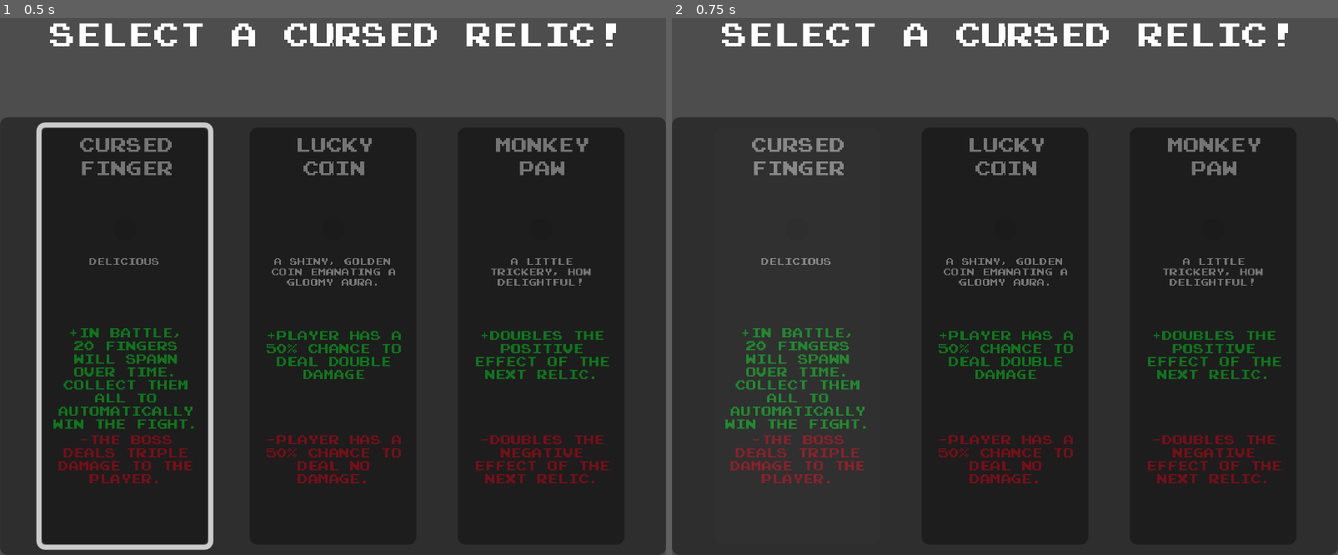
Above: before the commit, frames 1-2 (left to right).
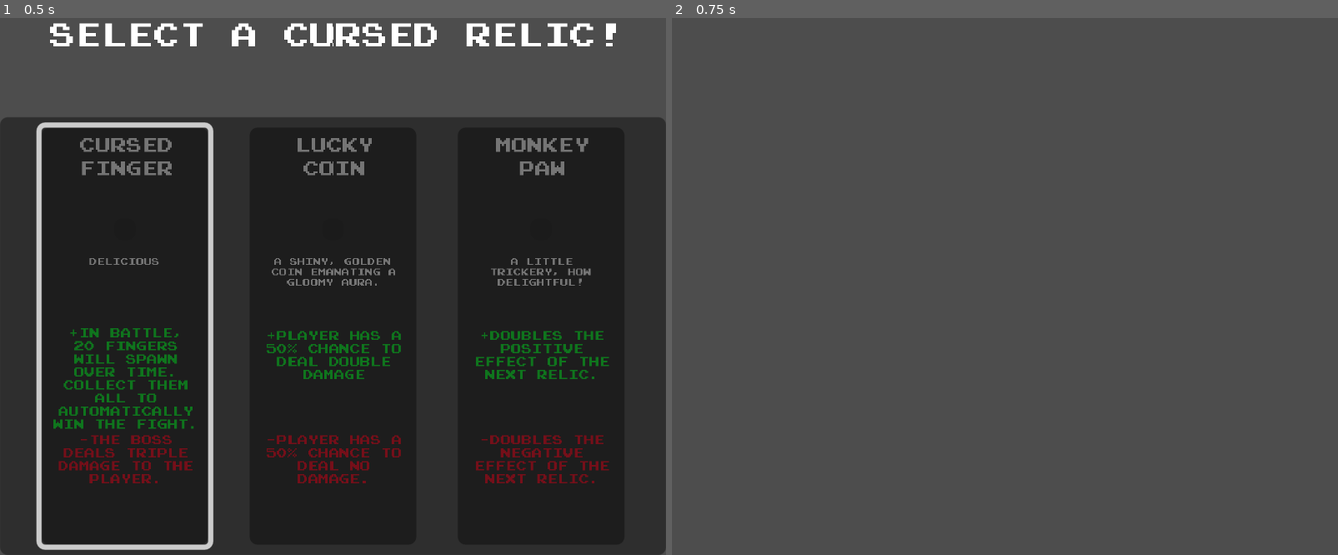
Above: after the commit, the same moments.

Repository: Octoan1/NES-Jam-2026
Game: Godot game, scene res://Scenes/relic_reward.tscn
Same seed, same stepped clock (60 frames per second), same inputs: the game is played once before the commit and once after it. This scene is started directly instead of the project's main scene.
Inputs (mouse positions are in pixels of both pictures, inside the frame that each line leads up to):
- Up to frame 1 (0.5 s): no input
- Up to frame 2 (0.75 s): click (798, 334) at 0.52 s

Frame 1 is identical in both runs. In frame 2, 83% of the frame differs, in the area x 0-100%, y 0-100%.

Commit message:
Relic Reward Bug Fix
- Fixed button linking/functionality

Diff:
--- a/Scenes/relic_display.gd
+++ b/Scenes/relic_display.gd
@@ -6,9 +6,18 @@
 @onready var relic_pro: Label = $RelicPro
 @onready var relic_con: Label = $RelicCon
 
+var this_relic: Relic
+signal relic_selected(relic: Relic)
+
 func display_relic(relic_data):
 	relic_name.text = relic_data.name
 	relic_description.text = relic_data.description
 	relic_icon.texture = relic_data.icon
 	relic_pro.text = "+" + relic_data.pro
 	relic_con.text = "-" + relic_data.con
+	this_relic = relic_data
+
+
+
+func _on_relic_1_confirmed_pressed() -> void:
+	emit_signal("relic_selected", this_relic)
--- a/Scenes/relic_display.tscn
+++ b/Scenes/relic_display.tscn
@@ -121,3 +121,5 @@
 layout_mode = 0
 offset_right = 64.0
 offset_bottom = 160.0
+
+[connection signal="pressed" from="Relic1Confirmed" to="." method="_on_relic_1_confirmed_pressed"]
--- a/Scenes/relic_reward.tscn
+++ b/Scenes/relic_reward.tscn
@@ -66,3 +66,7 @@
 theme_override_fonts/font = ExtResource("7_103om")
 theme_override_font_sizes/font_size = 10
 text = "Select a cursed relic!"
+
+[connection signal="relic_selected" from="Panel/Relic1" to="." method="_on_relic_1_relic_selected"]
+[connection signal="relic_selected" from="Panel/Relic2" to="." method="_on_relic_2_relic_selected"]
+[connection signal="relic_selected" from="Panel/Relic3" to="." method="_on_relic_3_relic_selected"]
--- a/Scripts/relic_reward.gd
+++ b/Scripts/relic_reward.gd
@@ -1,15 +1,15 @@
 extends Control
 
-@onready var relic_1_confirmed: Button = $Panel/Relic1/Relic1Confirmed
-@onready var relic_2_confirmed: Button = $Panel/Relic2/Relic2Confirmed
-@onready var relic_3_confirmed: Button = $Panel/Relic3/Relic3Confirmed
+@onready var relic_1: Panel = $Panel/Relic1
+@onready var relic_2: Panel = $Panel/Relic2
+@onready var relic_3: Panel = $Panel/Relic3
 
 var relic_choices: Array[Relic]
 
 func _ready():
 	randomize()
 	fill_rewards()
-	relic_1_confirmed.grab_focus()
+	relic_1.get_child(6).grab_focus()
 
 func fill_rewards():
 	var relics_copy = GameManager.relics.duplicate(true)
@@ -26,17 +26,14 @@
 
 		relics_copy.remove_at(random_index)
 
-
-
-
-func _on_relic_1_confirmed_pressed() -> void:
-	GameManager.relic_selected(relic_choices[0])
+func _on_relic_1_relic_selected(relic: Relic) -> void:
+	GameManager.relic_selected(relic)
 	self.queue_free()
 
-func _on_relic_2_confirmed_pressed() -> void:
-	GameManager.relic_selected(relic_choices[1])
+func _on_relic_2_relic_selected(relic: Relic) -> void:
+	GameManager.relic_selected(relic)
 	self.queue_free()
 
-func _on_relic_3_confirmed_pressed() -> void:
-	GameManager.relic_selected(relic_choices[2])
+func _on_relic_3_relic_selected(relic: Relic) -> void:
+	GameManager.relic_selected(relic)
 	self.queue_free()
